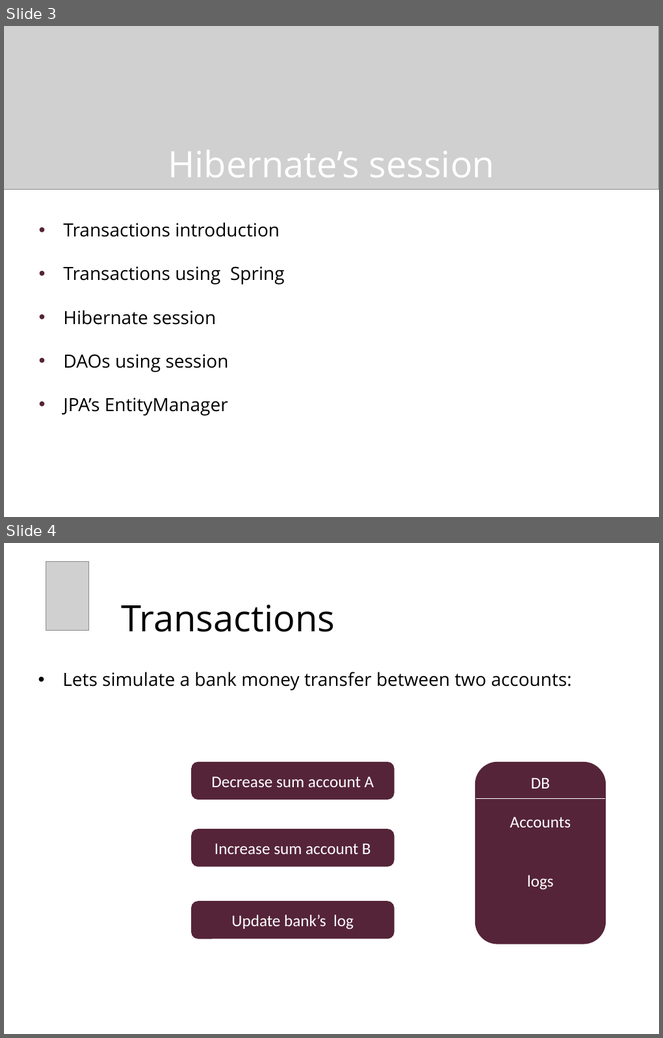
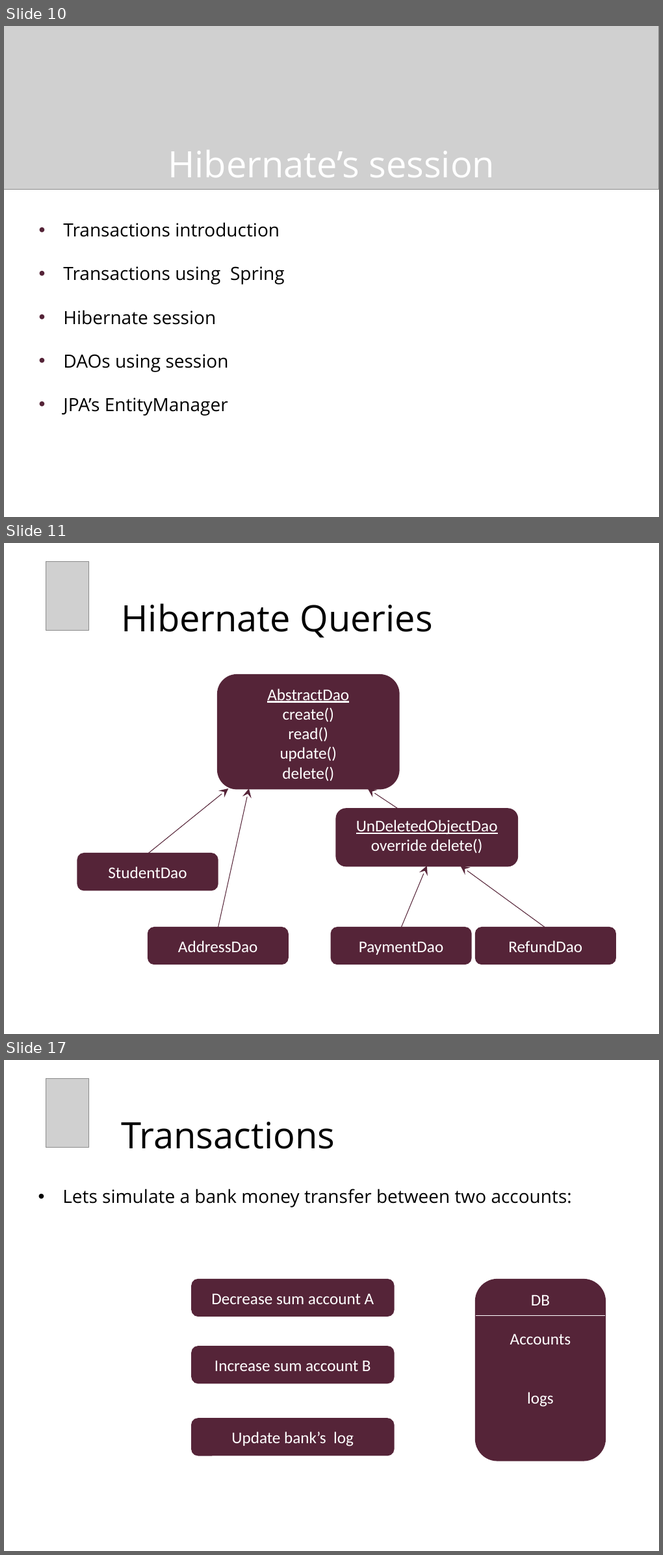
Before and after one commit to chaimt/Tikal-Java-RoadMap, a slide deck: Presentations/9 - HibernateSession.pptx. Shown one above the other, each under a label of ours: slides 3 and 4 before the commit, slides 10, 11 and 17 after it; the slides between them are not shown. The pictures are 663x1038 and 663x1555 pixels, drawn with LibreOffice and Linux fonts; fonts in the diff are those of the drawing; grey boxes stand for pictures; background and template pictures are left out. Boxes give left, top, right and bottom in pixels: in the first picture for what was removed or moved away, otherwise in the second. Text is boxed around its words. In the diff, an @@ line names an element or a change of style, - is before the commit and + after.

```diff
--- a/Presentations/9 - HibernateSession.pptx
+++ b/Presentations/9 - HibernateSession.pptx
@@ slide 11 added at <box>4,543,659,1034</box>, background picture (left out) @@
@@ picture added at <box>46,561,89,630</box> @@
@@ title added at <box>122,603,433,638</box>, 40 pt, text #000000 @@
+Hibernate Queries
@@ rounded rectangle added at <box>218,676,399,789</box>, fill #552438, outline #552438 2 pt, 18 pt, text #FFFFFF @@
+AbstractDao
+create()
+read()
+update()
+delete()
@@ arrow added from (148, 854) to (229, 789), #552438 0.75 pt @@
@@ arrow added from (218, 928) to (249, 789), #552438 0.75 pt @@
@@ arrow added from (399, 809) to (367, 789), #552438 0.75 pt @@
@@ rounded rectangle added at <box>337,809,518,866</box>, fill #552438, outline #552438 2 pt, 18 pt, text #FFFFFF, underline @@
+UnDeletedObjectDao
+override delete()
@@ line added from (476, 799) to (605, 799), #FFFFFF 0.75 pt @@
@@ rounded rectangle added at <box>78,854,218,890</box>, fill #552438, outline #552438 2 pt, 18 pt, text #FFFFFF @@
+StudentDao
@@ arrow added from (401, 928) to (427, 866), #552438 0.75 pt @@
@@ arrow added from (546, 928) to (461, 866), #552438 0.75 pt @@
@@ rounded rectangle added at <box>148,928,287,964</box>, fill #552438, outline #552438 2 pt, 18 pt, text #FFFFFF @@
+AddressDao
@@ rounded rectangle added at <box>332,928,471,964</box>, fill #552438, outline #552438 2 pt, 18 pt, text #FFFFFF @@
+PaymentDao
@@ rounded rectangle added at <box>476,928,615,964</box>, fill #552438, outline #552438 2 pt, 18 pt, text #FFFFFF @@
+RefundDao
@@ what was slide 3 is now slide 10 @@
@@ what was slide 4 is now slide 17 @@
```
Also in this commit, not shown: 2 slides changed, 5 other slides added, 1 other file.
